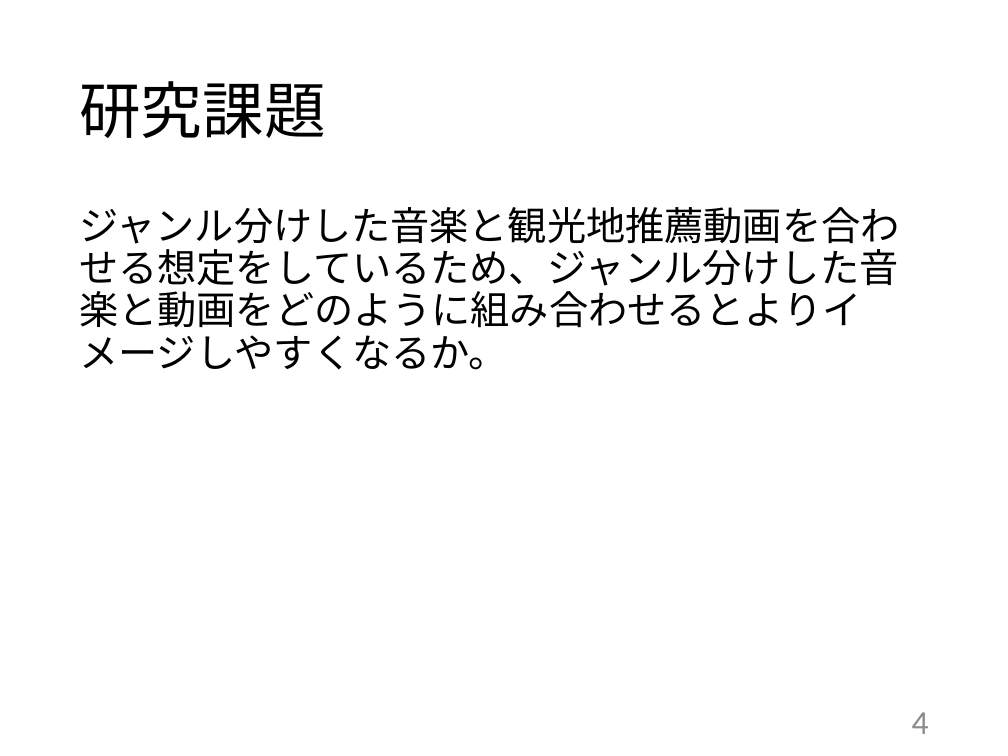
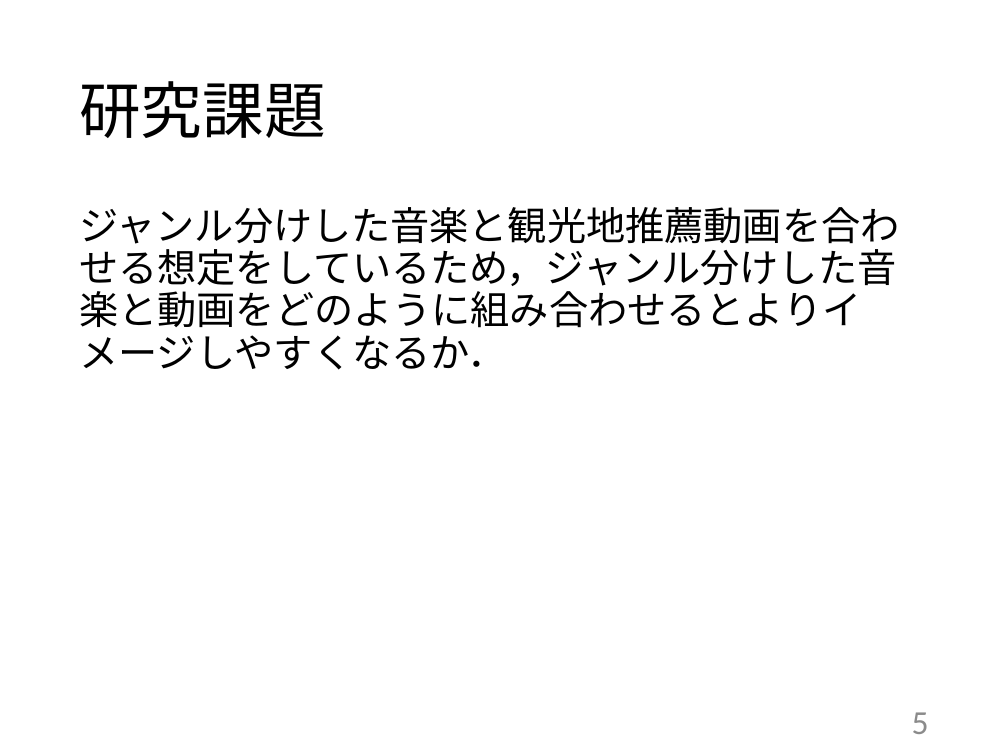
Before and after one commit to kait-takanolab/1821144-yoshii-thesis, a slide deck: slide 5 of 学部_中間発表_1821144.pptx (slide 4 before the commit). Drawn at 1008x756 pixels with LibreOffice and Linux fonts; fonts in the diff are those of the drawing. Boxes give left, top, right and bottom in pixels: in the first picture for what was removed or moved away, otherwise in the second. Text is boxed around its words. In the diff, an @@ line names an element or a change of style, - is before the commit and + after.

```diff
--- a/学部_中間発表_1821144.pptx
+++ b/学部_中間発表_1821144.pptx
@@ text at box(79, 207, 899, 370): text changed @@
-ジャンル分けした音楽と観光地推薦動画を合わせる想定をしているため、ジャンル分けした音楽と動画をどのように組み合わせるとよりイメージしやすくなるか。
+ジャンル分けした音楽と観光地推薦動画を合わせる想定をしているため，ジャンル分けした音楽と動画をどのように組み合わせるとよりイメージしやすくなるか．
@@ page number at box(912, 712, 929, 734): text changed @@
-4
+5
```
Also in this commit, not shown: 6 other slides changed, 1 slide added, 1 slide removed.
